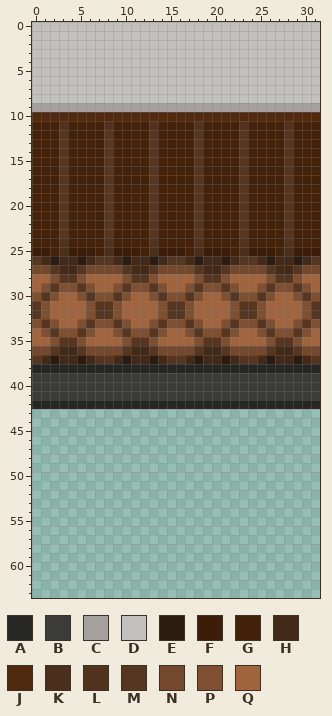
A pixel-art sprite gets an edit: Scenes/Station/Environment/Floor_Tile.png. That is the earlier state.
The file is 32x64 pixels. Colours within 5 levels of each other are drawn and written as one.
Palette (. is transparent): A #262625  B #3b3b3a  C #a4a1a0  D #c3c1c0  E #2c1b10  F #3b1d09  G #442109  H #422918  J #50290f  K #4a2f1d  L #50321f  M #563621  N #74482c  P #7e4f30  Q #a0643e
Pixels before, first column x 0:
 0 DDDDDDDDDDDDDDDDDDDDDDDDDDDDDDDD
 1 DDDDDDDDDDDDDDDDDDDDDDDDDDDDDDDD
 2 DDDDDDDDDDDDDDDDDDDDDDDDDDDDDDDD
 3 DDDDDDDDDDDDDDDDDDDDDDDDDDDDDDDD
 4 DDDDDDDDDDDDDDDDDDDDDDDDDDDDDDDD
 5 DDDDDDDDDDDDDDDDDDDDDDDDDDDDDDDD
 6 DDDDDDDDDDDDDDDDDDDDDDDDDDDDDDDD
 7 DDDDDDDDDDDDDDDDDDDDDDDDDDDDDDDD
 8 DDDDDDDDDDDDDDDDDDDDDDDDDDDDDDDD
 9 CCCCCCCCCCCCCCCCCCCCCCCCCCCCCCCC
10 JJJJJJJJJJJJJJJJJJJJJJJJJJJJJJJJ
11 GGGLGGGGLGGGGLGGGGLGGGGLGGGGLGGG
12 GGGMGGGGMGGGGMGGGGMGGGGMGGGGMGGG
13 GGGMGGGGMGGGGMGGGGMGGGGMGGGGMGGG
14 GGGMGGGGMGGGGMGGGGMGGGGMGGGGMGGG
15 GGGMGGGGMGGGGMGGGGMGGGGMGGGGMGGG
16 GGGMGGGGMGGGGMGGGGMGGGGMGGGGMGGG
17 GGGMGGGGMGGGGMGGGGMGGGGMGGGGMGGG
18 GGGMGGGGMGGGGMGGGGMGGGGMGGGGMGGG
19 GGGMGGGGMGGGGMGGGGMGGGGMGGGGMGGG
20 GGGMGGGGMGGGGMGGGGMGGGGMGGGGMGGG
21 GGGMGGGGMGGGGMGGGGMGGGGMGGGGMGGG
22 GGGMGGGGMGGGGMGGGGMGGGGMGGGGMGGG
23 GGGMGGGGMGGGGMGGGGMGGGGMGGGGMGGG
24 GGGLGGGGLGGGGLGGGGLGGGGLGGGGLGGG
25 FFGKFFFGKFFFGKFFFGKFFFGKFFFGKFFF
26 MHEHHEHMMHEHHEHMMHEHHEHMMHEHHEHM
27 NNMHHMNNNNMHHMNNNNMHHMNNNNMHHMNN
28 QQPMMPQQQQPMMPQQQQPMMPQQQQPMMPQQ
29 QPMPPMPQQPMPPMPQQPMPPMPQQPMPPMPQ
30 PMPQQPMPPMPQQPMPPMPQQPMPPMPQQPMP
31 MPQQQQPMMPQQQQPMMPQQQQPMMPQQQQPM
32 MPQQQQPMMPQQQQPMMPQQQQPMMPQQQQPM
33 PMPQQPMPPMPQQPMPPMPQQPMPPMPQQPMP
34 QPMPPMPQQPMPPMPQQPMPPMPQQPMPPMPQ
35 QQPMMPQQQQPMMPQQQQPMMPQQQQPMMPQQ
36 NNMHHMNNNNMHHMNNNNMHHMNNNNMHHMNN
37 MHEHHEHMMHEHHEHMMHEHHEHMMHEHHEHM
38 AAAAAAAAAAAAAAAAAAAAAAAAAAAAAAAA
39 BBBBBBBBBBBBBBBBBBBBBBBBBBBBBBBB
40 BBBBBBBBBBBBBBBBBBBBBBBBBBBBBBBB
41 BBBBBBBBBBBBBBBBBBBBBBBBBBBBBBBB
42 AAAAAAAAAAAAAAAAAAAAAAAAAAAAAAAA
The same view after the edit:
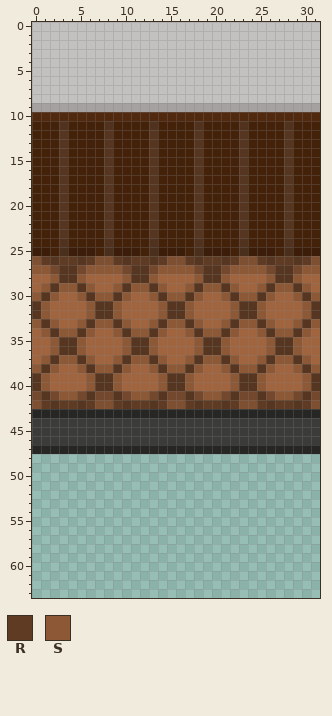
Colours new in this view: R #5f3b24  S #8d5836
Diff:
Changed rows in their new state; - is an unchanged pixel.
first column x 0:
26 PRMRRMRPPRMRRMRPPRMRRMRPPRMRRMRP
27 SSNMMNSSSSNMMNSSSSNMMNSSSSNMMNSS
28 --S--S----S--S----S--S----S--S--
29 -S-SS-S--S-SS-S--S-SS-S--S-SS-S-
30 S-S--S-SS-S--S-SS-S--S-SS-S--S-S
31 -S----S--S----S--S----S--S----S-
32 -S----S--S----S--S----S--S----S-
33 S-S--S-SS-S--S-SS-S--S-SS-S--S-S
34 -S-SS-S--S-SS-S--S-SS-S--S-SS-S-
35 --S--S----S--S----S--S----S--S--
36 QQSMMSQQQQSMMSQQQQSMMSQQQQSMMSQQ
37 QSMSSMSQQSMSSMSQQSMSSMSQQSMSSMSQ
38 SMSQQSMSSMSQQSMSSMSQQSMSSMSQQSMS
39 MSQQQQSMMSQQQQSMMSQQQQSMMSQQQQSM
40 MSQQQQSMMSQQQQSMMSQQQQSMMSQQQQSM
41 NMNSSNMNNMNSSNMNNMNSSNMNNMNSSNMN
42 PRMRRMRPPRMRRMRPPRMRRMRPPRMRRMRP
43 AAAAAAAAAAAAAAAAAAAAAAAAAAAAAAAA
44 BBBBBBBBBBBBBBBBBBBBBBBBBBBBBBBB
45 BBBBBBBBBBBBBBBBBBBBBBBBBBBBBBBB
46 BBBBBBBBBBBBBBBBBBBBBBBBBBBBBBBB
47 AAAAAAAAAAAAAAAAAAAAAAAAAAAAAAAA
Boxes around the changes in both pictures, in picture pixels (x1, y1, x2, y2):
changed: (32, 256, 320, 454)
